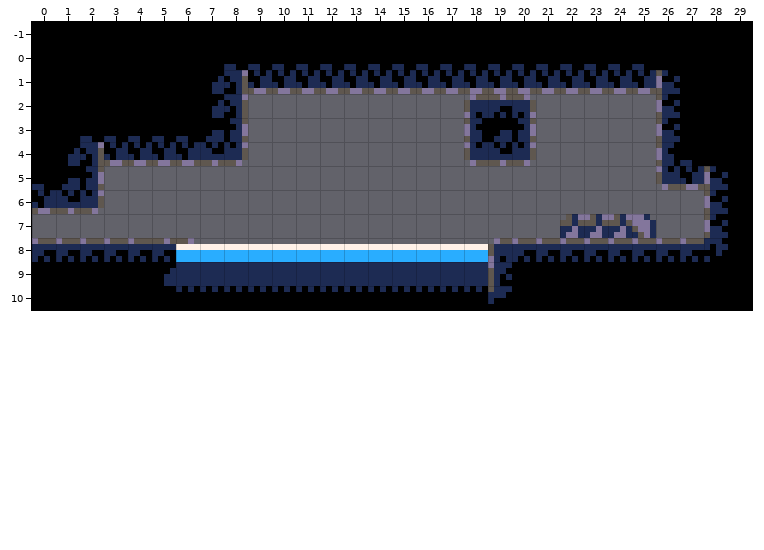
Tiled map, stored at data/maps/room12.tmx. The first picture shows the starting point.
Cells are 8x8 px. Shown: x 0..29, y -1..10. The commit also replaced the tileset; all pictures use the new one.
New version:
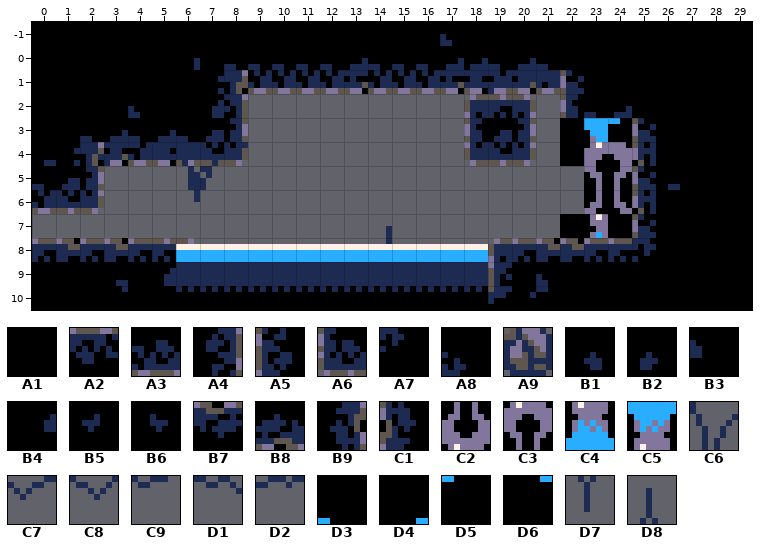
Key: from "tileset": A1 0, A2 1, A3 1 turned 180, A4 2, A5 2 turned 180, A6 3 turned 180, A7 4 flipped left-right, A8 4 turned 180, A9 6, B1 7, B2 7 flipped left-right, B3 8, B4 8 flipped left-right, B5 9, B6 9 flipped left-right, B7 10, B8 10 turned 180, B9 11 flipped left-right, C1 11 flipped up-down, C2 62 "decor", C3 62 flipped up-down "decor", C4 63, C5 63 flipped up-down, C6 64 "decor", C7 65 "decor", C8 66 "decor", C9 67 "decor", D1 68 "decor", D2 69 "decor", D3 79 "decor", D4 79 flipped left-right "decor", D5 79 flipped up-down "decor", D6 79 turned 180 "decor", D7 80 "decor", D8 80 flipped up-down "decor".
__ is an empty cell.
Change:
Layer "Tiles":
Tile A1 replaces tile A2 in row 9 at x 26 to 27.
Tile A1 replaces tile A3 in row 1 at x 23 to 25; in row 5 at x 27.
Tile A1 replaces tile A5 in rows 2 to 4 at x 26; in rows 6 to 8 at x 28.
Tile A1 replaces tile A6 in row 5 at x 26.
Tile A1 replaces tile A7 in row 9 at x 28.
Tile A1 replaces tile A8 in row 1 at x 26; in row 5 at x 28.
Tile A1 is added in row 2 at x 25; in row 6 at x 27; in rows 7 to 8 at x 26 to 27.
Tile A3 is added in row 3 at x 23.
Tile A5 is added in row 2 at x 22; in row 4 at x 25; in row 6 at x 25; in row 8 at x 25.
Tile A6 is added in row 3 at x 22.
Tile A7 replaces tile A2 in row 9 at x 25.
Tile A8 replaces tile A3 in row 1 at x 22.
Tile A8 is added in row 3 at x 25.
Tile B1 replaces tile A1 in row 0 at x 16; in row 3 at x 3; in row 10 at x 20.
Tile B2 is added in row 2 at x 24.
Tile B3 replaces tile A1 in row 0 at x 17; in row 3 at x 4; in row 10 at x 21.
Tile B4 is added in row 2 at x 23.
Tile B5 replaces tile A1 in row 5 at x 0; in row 10 at x 3.
Tile B5 is added in row 6 at x 26.
Tile B6 replaces tile A1 in row 1 at x 6.
Tile B7 replaces tile A2 in row 9 at x 1, 3 and 21 to 22.
Tile B8 replaces tile A3 in row 1 at x 13, 17 to 18 and 20; in row 4 at x 3 and 5.
Tile B8 is added in row 3 at x 24.
Tile B9 replaces tile A4 in row 2 at x 7; in row 5 at x 1.
Tile C1 is added in row 5 at x 25; in row 7 at x 25.
Tile C2 is added in row 7 at x 23.
Tile C3 is added in row 5 at x 23.
Tile C4 replaces tile A9 in row 8 at x 23.
Tile C5 is added in row 4 at x 23.
Tile C6 is added in row 5 at x 6.
Tile C7 is added in row 5 at x 7.
Tile C8 is added in row 2 at x 18; in row 5 at x 2.
Tile C9 is added in row 2 at x 19; in row 5 at x 3.
Tile D1 is added in row 2 at x 20; in row 5 at x 4.
Tile D2 is added in row 2 at x 21; in row 5 at x 5.
Tile D3 replaces tile A9 in row 8 at x 24.
Tile D4 replaces tile A9 in row 8 at x 22.
Tile D5 is added in row 4 at x 24.
Tile D6 is added in row 4 at x 22.
Tile D7 is added in row 6 at x 6.
Tile D8 is added in row 8 at x 14.
Changed places in both pictures, as pixel boxes (x1, y1, x2, y2):
changed: (440, 34, 728, 298)
changed: (44, 58, 248, 202)
changed: (344, 58, 368, 94)
added: (386, 226, 392, 244)
changed: (62, 238, 128, 292)
